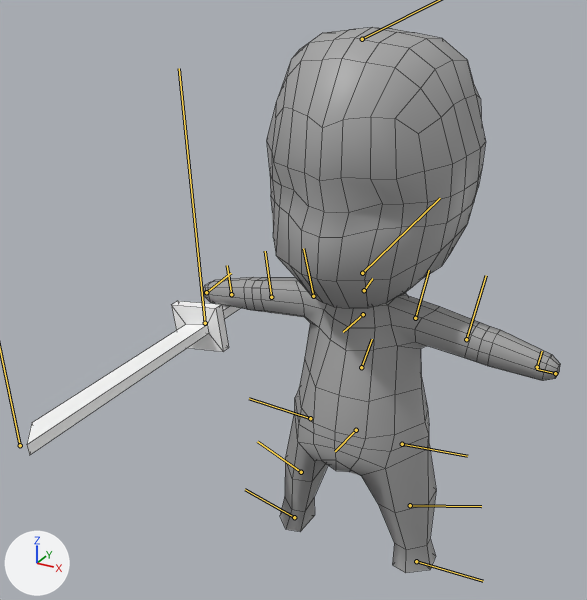
A saved change to the FBX model Assets/Art/Models/Greybox/Chibi_Prototype_Char1.fbx.
Before and after are seen from a 50 mm camera at (0.0356, -0.0792, 0.0766) aimed at (-0.0059, -0.0037, 0.0388). Arrows for +X, +Y and +Z are at lower left; the lights stay in place. The bones that bend it are drawn over the model as lines. Mesh edges are drawn as thin lines.

Names of what the first picture shows: 'ChibiKai:pCube6', 'pCube7'.
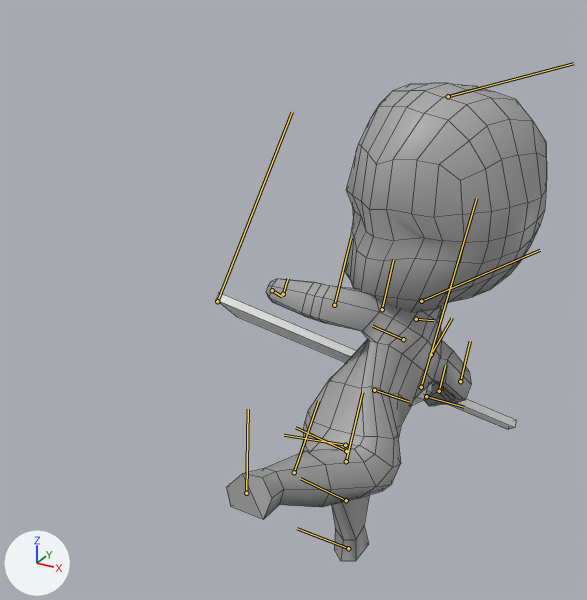
The newer file adds an action. The first version stands in its rest pose; the second is drawn at frame 92 of the action 'chibu7'.

Where the change shows, as pixel boxes (x1, y1, x2, y2) in the pictures (587 x 600 px):
'ChibiKai:pCube6', posed (10% narrower, 12% shorter): before (203, 27, 560, 573); after (226, 83, 547, 561)
'pCube7', posed: before (27, 301, 240, 455); after (216, 293, 516, 430)
bone 'Chibi_Root_JNT', root to tip: before (356, 430) to (335, 451); after (346, 451) to (295, 427)
bone 'Chibi_Spine_JNT', root to tip: before (361, 367) to (372, 339); after (374, 390) to (408, 401)
bone 'Chibi_collar_JNT', root to tip: before (363, 314) to (343, 332); after (403, 339) to (372, 326)
bone 'Chibi_Head_JNT', root to tip: before (362, 273) to (440, 198); after (421, 301) to (540, 250)
bone 'Chibi_LShoulder_JNT', root to tip: before (415, 318) to (429, 270); after (382, 309) to (393, 259)
bone 'Chibi_LElbow_JNT', root to tip: before (466, 339) to (486, 275); after (334, 305) to (351, 238)
bone 'Chibi_Rshoulder_JNT', root to tip: before (313, 296) to (303, 248); after (431, 354) to (452, 318)
bone 'Chibi_Relbow_JNT', root to tip: before (271, 297) to (265, 251); after (460, 381) to (470, 341)
bone 'Sword_Hilt', root to tip: before (205, 323) to (179, 68); after (421, 387) to (476, 198)
bone 'Chibi_LThigh_JNT', root to tip: before (402, 444) to (467, 456); after (346, 461) to (362, 392)
bone 'Chibi_LKnee_JNT', root to tip: before (410, 505) to (481, 506); after (294, 472) to (318, 401)
bone 'Chibi_RThigh_JNT', root to tip: before (310, 418) to (249, 398); after (345, 445) to (284, 435)

What the commit changed:
Bone 'Chibi_Root_JNT' (bone_chibi_root_jnt) moves from (0.0, 0.0, 0.0) to (-0.21, 0.22, -0.03).
Bone 'Chibi_Root_JNT' (bone_chibi_root_jnt) turns from (0, 0, 0) to (-66, -13, -23) degrees about its own x, y and z.
Bone 'Chibi_Spine_JNT' (bone_chibi_spine_jnt) turns from (0, 0, 0) to (-76, -8, 19) degrees about its own x, y and z.
Bone 'Chibi_collar_JNT' (bone_chibi_collar_jnt) turns from (0, 0, 0) to (33, 0, 0) degrees about its own x, y and z.
Bone 'Chibi_Head_JNT' (bone_chibi_head_jnt) turns from (0, 0, 0) to (93, 45, 7) degrees about its own x, y and z.
Bone 'Chibi_LShoulder_JNT' (bone_chibi_lshoulder_jnt) turns from (0, 0, 0) to (-1, -20, -18) degrees about its own x, y and z.
Bone 'Chibi_LElbow_JNT' (bone_chibi_lelbow_jnt) turns from (0, 0, 0) to (30, -61, -19) degrees about its own x, y and z.
Bone 'Chibi_Rshoulder_JNT' (bone_chibi_rshoulder_jnt) turns from (0, 0, 0) to (-9, -22, 7) degrees about its own x, y and z.
Bone 'Chibi_Relbow_JNT' (bone_chibi_relbow_jnt) turns from (0, 0, 0) to (-27, 72, -20) degrees about its own x, y and z.
Bone 'Sword_Hilt' (bone_sword_hilt) moves from (0.0, 0.0, 0.0) to (-0.25, 0.2, -0.01).
Bone 'Chibi_LThigh_JNT' (bone_chibi_lthigh_jnt) turns from (0, 0, 0) to (3, -32, 66) degrees about its own x, y and z.
Bone 'Chibi_LKnee_JNT' (bone_chibi_lknee_jnt) turns from (0, 0, 0) to (16, 7, 6) degrees about its own x, y and z.
Bone 'Chibi_RThigh_JNT' (bone_chibi_rthigh_jnt) turns from (0, 0, 0) to (-71, -19, 11) degrees about its own x, y and z.
